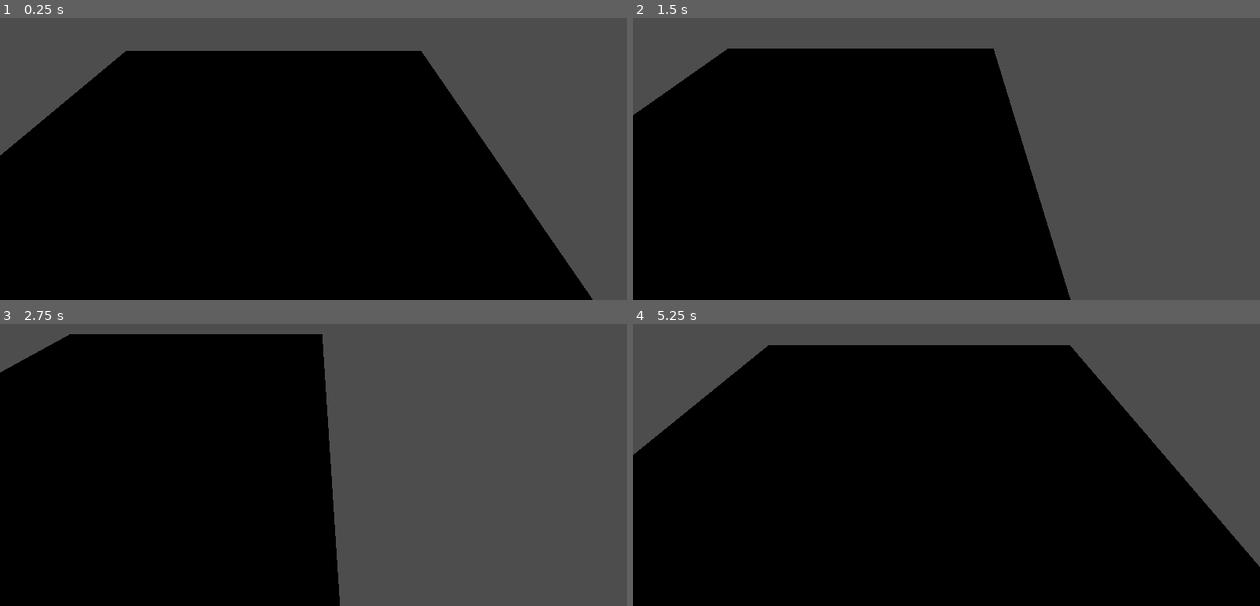
Above: before the commit, frames 1-4 (two rows, left to right).
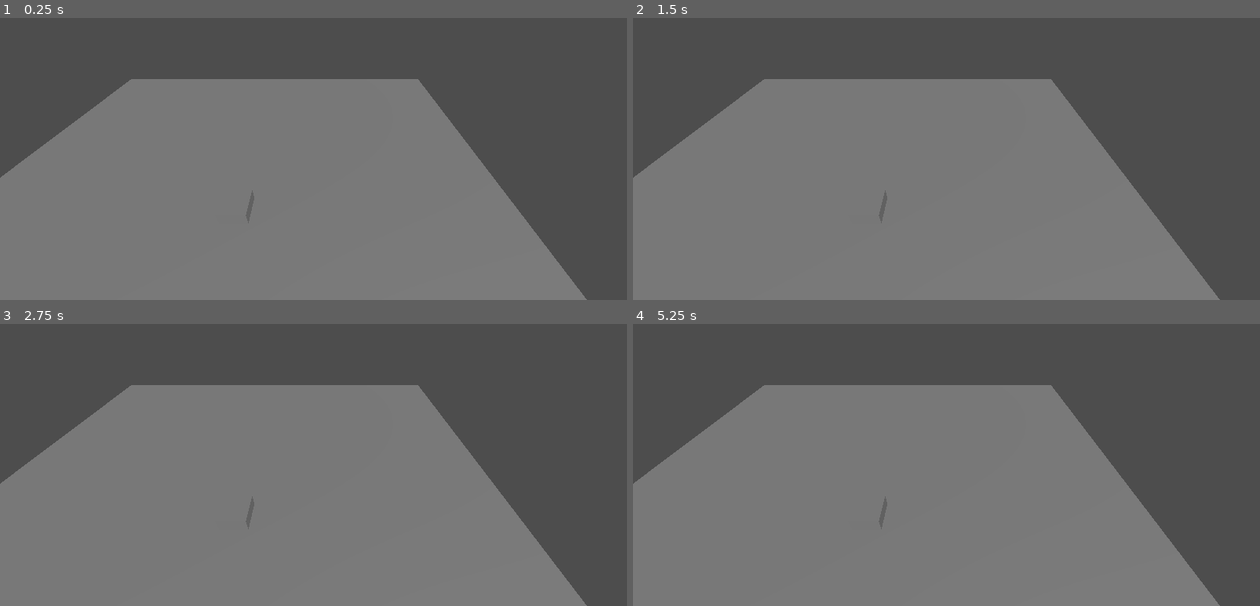
Above: after the commit, the same moments.

Repository: DripBoolean/cheese-game
Game: Godot game, scene res://scenes/world_root.tscn
Two runs of this game, one before a commit and one after it. Both use one fixed random seed, a clock stepped at 60 frames per second and the inputs below.
Inputs (mouse positions are in pixels of both pictures, inside the frame that each line leads up to):
- Up to frame 1 (0.25 s): no input
- Up to frame 2 (1.5 s): tap Enter at 0.5 s; move the mouse to (1084, 105) at 0.52 s; hold D (move_right) 0.53-1.28 s; tap Mouse wheel up (zoom_in, bound only before the commit) at 0.6 s; tap Mouse wheel down (zoom_out, bound only before the commit) at 0.8, 1.35 s; move the mouse to (821, 142) at 1.27 s; hold S (move_back, bound only before the commit) from 1.28 s (still down)
- Up to frame 3 (2.75 s): tap Mouse wheel up (zoom_in, bound only before the commit) at 1.55, 2.1 s; move the mouse to (376, 352) at 2.02 s; release S (move_back, bound only before the commit) at 2.03 s; hold D (move_right) from 2.03 s (still down); tap Mouse wheel down (zoom_out, bound only before the commit) at 2.3 s
- Up to frame 4 (5.25 s): move the mouse to (915, 501) at 2.77 s; release D (move_right) at 2.78 s; hold W (move_forward, bound only before the commit) 2.78-3.53 s; tap Mouse wheel down (zoom_out, bound only before the commit) at 2.85, 3.8, 4.35 s; tap Mouse wheel up (zoom_in, bound only before the commit) at 3.05, 3.6, 4.55, 5.1 s; move the mouse to (1134, 481) at 3.52 s; hold A (move_left) 3.53-5.03 s; move the mouse to (758, 377) at 4.27 s; move the mouse to (977, 431) at 5.02 s; hold S (move_back, bound only before the commit) from 5.03 s (still down)

The runs differ from the first frame. In frame 1, 68% of the frame differs, in the area x 0-95%, y 11-100%; in frame 2, 67%; in frame 3, 71%; in frame 4, 76%, in the area x 0-100%, y 7-100%.

Commit message:
added movements

Diff:
--- a/project.godot
+++ b/project.godot
@@ -17,14 +17,19 @@
 
 [input]
 
-move_forward={
+move_up={
 "deadzone": 0.5,
 "events": [Object(InputEventKey,"resource_local_to_scene":false,"resource_name":"","device":-1,"window_id":0,"alt_press …(192 unchanged characters)…
 ]
 }
-move_back={
+move_down={
 "deadzone": 0.5,
 "events": [Object(InputEventKey,"resource_local_to_scene":false,"resource_name":"","device":-1,"window_id":0,"alt_press …(192 unchanged characters)…
+]
+}
+move_left={
+"deadzone": 0.5,
+"events": [Object(InputEventKey,"resource_local_to_scene":false,"resource_name":"","device":-1,"window_id":0,"alt_pressed":false,"shift_pressed":false,"ctrl_pressed":false,"meta_pressed":false,"pressed":false,"keycode":0,"physical_keycode":65,"key_label":0,"unicode":97,"location":0,"echo":false,"script":null)
 ]
 }
 move_right={
@@ -32,18 +37,3 @@
 "events": [Object(InputEventKey,"resource_local_to_scene":false,"resource_name":"","device":-1,"window_id":0,"alt_press …(192 unchanged characters)…
 ]
 }
-move_left={
-"deadzone": 0.5,
-"events": [Object(InputEventKey,"resource_local_to_scene":false,"resource_name":"","device":-1,"window_id":0,"alt_pressed":false,"shift_pressed":false,"ctrl_pressed":false,"meta_pressed":false,"pressed":false,"keycode":0,"physical_keycode":65,"key_label":0,"unicode":97,"location":0,"echo":false,"script":null)
-]
-}
-zoom_in={
-"deadzone": 0.5,
-"events": [Object(InputEventMouseButton,"resource_local_to_scene":false,"resource_name":"","device":-1,"window_id":0,"alt_pressed":false,"shift_pressed":false,"ctrl_pressed":false,"meta_pressed":false,"button_mask":0,"position":Vector2(0, 0),"global_position":Vector2(0, 0),"factor":1.0,"button_index":4,"canceled":false,"pressed":false,"double_click":false,"script":null)
-]
-}
-zoom_out={
-"deadzone": 0.5,
-"events": [Object(InputEventMouseButton,"resource_local_to_scene":false,"resource_name":"","device":-1,"window_id":0,"alt_pressed":false,"shift_pressed":false,"ctrl_pressed":false,"meta_pressed":false,"button_mask":0,"position":Vector2(0, 0),"global_position":Vector2(0, 0),"factor":1.0,"button_index":5,"canceled":false,"pressed":false,"double_click":false,"script":null)
-]
-}
--- /dev/null
+++ b/scenes/building.gd
@@ -0,0 +1,13 @@
+extends Node3D
+
+
+var type = "Office"
+var in_good_form = true
+
+func _ready():
+	pass # Replace with function body.
+
+
+# Called every frame. 'delta' is the elapsed time since the previous frame.
+func _process(delta):
+	pass
--- /dev/null
+++ b/scenes/building.tscn
@@ -0,0 +1,11 @@
+[gd_scene load_steps=3 format=3 uid="uid://b2wb1tgwan7he"]
+
+[ext_resource type="Script" path="res://scenes/building.gd" id="1_x14ni"]
+
+[sub_resource type="BoxMesh" id="BoxMesh_g1gyv"]
+
+[node name="Building" type="Node3D"]
+script = ExtResource("1_x14ni")
+
+[node name="MeshInstance3D" type="MeshInstance3D" parent="."]
+mesh = SubResource("BoxMesh_g1gyv")
--- /dev/null
+++ b/scenes/map.gd
@@ -0,0 +1,23 @@
+extends Node3D
+
+
+var buildings = [
+	{"type": "Office", "position": Vector3(0, 0, 0)},
+]
+
+func spawn_buildings():
+	for building in buildings:
+		var new_building = load("res://scenes/building.tscn").instantiate()
+		new_building.type = building.type
+		new_building.position = position
+		add_child(new_building)
+
+
+# Called when the node enters the scene tree for the first time.
+func _ready():
+	spawn_buildings()
+
+
+# Called every frame. 'delta' is the elapsed time since the previous frame.
+func _process(delta):
+	pass
--- a/scenes/map.tscn
+++ b/scenes/map.tscn
@@ -1,9 +1,15 @@
-[gd_scene load_steps=2 format=3 uid="uid://u5yt3wfkusk4"]
+[gd_scene load_steps=3 format=3 uid="uid://u5yt3wfkusk4"]
+
+[ext_resource type="Script" path="res://scenes/map.gd" id="1_y30s5"]
 
 [sub_resource type="PlaneMesh" id="PlaneMesh_35lqr"]
 
 [node name="Map" type="Node3D"]
+script = ExtResource("1_y30s5")
 
 [node name="MeshInstance3D" type="MeshInstance3D" parent="."]
 transform = Transform3D(10, 0, 0, 0, 10, 0, 0, 0, 10, 0, 0, 0)
 mesh = SubResource("PlaneMesh_35lqr")
+
+[node name="DirectionalLight3D" type="DirectionalLight3D" parent="."]
+transform = Transform3D(0.850141, -0.345514, 0.397342, 0, 0.754606, 0.656178, -0.526555, -0.557843, 0.641522, 0, 0, 0)
--- /dev/null
+++ b/scenes/player.gd
@@ -0,0 +1,11 @@
+extends Node3D
+
+
+# Called when the node enters the scene tree for the first time.
+func _ready():
+	pass # Replace with function body.
+
+
+# Called every frame. 'delta' is the elapsed time since the previous frame.
+func _process(delta):
+	pass
--- a/scenes/player.tscn
+++ b/scenes/player.tscn
@@ -1,15 +1,9 @@
-[gd_scene load_steps=3 format=3 uid="uid://v5q2ern0mj33"]
+[gd_scene load_steps=2 format=3 uid="uid://v5q2ern0mj33"]
 
-[ext_resource type="Script" path="res://scenes/player_movement.gd" id="1_4cdgt"]
+[ext_resource type="Script" path="res://scenes/player.gd" id="1_flp6a"]
 
-[sub_resource type="SphereShape3D" id="SphereShape3D_yk3mt"]
-
-[node name="Player" type="CharacterBody3D"]
-script = ExtResource("1_4cdgt")
+[node name="Player" type="Node3D"]
+script = ExtResource("1_flp6a")
 
 [node name="Camera3D" type="Camera3D" parent="."]
-transform = Transform3D(1, 0, 0, 0, 0.707107, 0.707107, 0, -0.707107, 0.707107, 0, 0, 0)
 current = true
-
-[node name="CollisionShape3D" type="CollisionShape3D" parent="."]
-shape = SubResource("SphereShape3D_yk3mt")
--- a/scenes/world_root.tscn
+++ b/scenes/world_root.tscn
@@ -1,57 +1,11 @@
-[gd_scene load_steps=4 format=3 uid="uid://ckd2pa25wyabv"]
+[gd_scene load_steps=3 format=3 uid="uid://ckd2pa25wyabv"]
 
 [ext_resource type="PackedScene" uid="uid://u5yt3wfkusk4" path="res://scenes/map.tscn" id="1_lffpv"]
 [ext_resource type="PackedScene" uid="uid://v5q2ern0mj33" path="res://scenes/player.tscn" id="2_h880m"]
-
-[sub_resource type="BoxShape3D" id="BoxShape3D_w10la"]
 
 [node name="WorldRoot" type="Node3D"]
 
 [node name="Map" parent="." instance=ExtResource("1_lffpv")]
 
 [node name="Player" parent="." instance=ExtResource("2_h880m")]
-transform = Transform3D(1, 0, 0, 0, 1, 0, 0, 0, 1, 2.70504, 7.48663, 4.49905)
-
-[node name="Bounding_Box" type="Node3D" parent="."]
-
-[node name="bounding_wall_left" type="StaticBody3D" parent="Bounding_Box"]
-transform = Transform3D(1, 0, 0, 0, 1, 0, 0, 0, 1, -10.5351, 0, 0)
-
-[node name="CollisionShape3D" type="CollisionShape3D" parent="Bounding_Box/bounding_wall_left"]
-transform = Transform3D(3.28039, 0, 0, 0, 24.5998, 0, 0, 0, 23.4807, -1.16903, 10.1891, -0.755391)
-shape = SubResource("BoxShape3D_w10la")
-
-[node name="bounding_wall_right" type="StaticBody3D" parent="Bounding_Box"]
-transform = Transform3D(1, 0, 0, 0, 1, 0, 0, 0, 1, 12.6165, 1.90735e-06, 0.000686646)
-
-[node name="CollisionShape3D" type="CollisionShape3D" parent="Bounding_Box/bounding_wall_right"]
-transform = Transform3D(3.28039, 0, 0, 0, 24.5998, 0, 0, 0, 23.4807, -1.16903, 10.1891, -0.755391)
-shape = SubResource("BoxShape3D_w10la")
-
-[node name="bounding_wall_back" type="StaticBody3D" parent="Bounding_Box"]
-transform = Transform3D(0.00300444, 0.00515891, 0.999982, -0.000792207, 0.999986, -0.00515655, -0.999995, -0.000776689, 0.00300849, 0.848161, 0.00927812, 10.1511)
-
-[node name="CollisionShape3D" type="CollisionShape3D" parent="Bounding_Box/bounding_wall_back"]
-transform = Transform3D(3.28039, 0, 0, 0, 24.5998, 0, 0, 0, 23.4807, -1.16903, 10.1891, -0.755391)
-shape = SubResource("BoxShape3D_w10la")
-
-[node name="bounding_wall_front" type="StaticBody3D" parent="Bounding_Box"]
-transform = Transform3D(0.00300444, 0.00515891, 0.999982, -0.000792207, 0.999986, -0.00515655, -0.999995, -0.000776689, 0.00300849, 0.762, 0.00417298, -12.5486)
-
-[node name="CollisionShape3D" type="CollisionShape3D" parent="Bounding_Box/bounding_wall_front"]
-transform = Transform3D(3.28039, 0, 0, 0, 24.5998, 0, 0, 0, 23.4807, -1.16903, 10.1891, -0.755391)
-shape = SubResource("BoxShape3D_w10la")
-
-[node name="bounding_wall_roof" type="StaticBody3D" parent="Bounding_Box"]
-transform = Transform3D(0.00300569, 0.00550138, 1.155, 1.00041, 0.000828203, -0.00347487, -0.000792492, 1.06637, -0.00595593, 0.762, 24.0532, -11.2555)
-
-[node name="CollisionShape3D" type="CollisionShape3D" parent="Bounding_Box/bounding_wall_roof"]
-transform = Transform3D(3.28039, 0, 0, 0, 24.5998, 0, 0, 0, 23.4807, -1.16903, 10.1891, -0.755391)
-shape = SubResource("BoxShape3D_w10la")
-
-[node name="bounding_wall_floor" type="StaticBody3D" parent="Bounding_Box"]
-transform = Transform3D(0.00300569, 0.00550138, 1.155, 1.00041, 0.000828203, -0.00347487, -0.000792492, 1.06637, -0.00595593, 0.762, -0.289367, -11.2555)
-
-[node name="CollisionShape3D" type="CollisionShape3D" parent="Bounding_Box/bounding_wall_floor"]
-transform = Transform3D(3.28039, 0, 0, 0, 24.5998, 0, 0, 0, 23.4807, -1.16903, 10.1891, -0.755391)
-shape = SubResource("BoxShape3D_w10la")
+transform = Transform3D(1, 0, 0, 0, 0.783477, 0.621421, 0, -0.621421, 0.783477, 2.70504, 7.48663, 4.49905)
